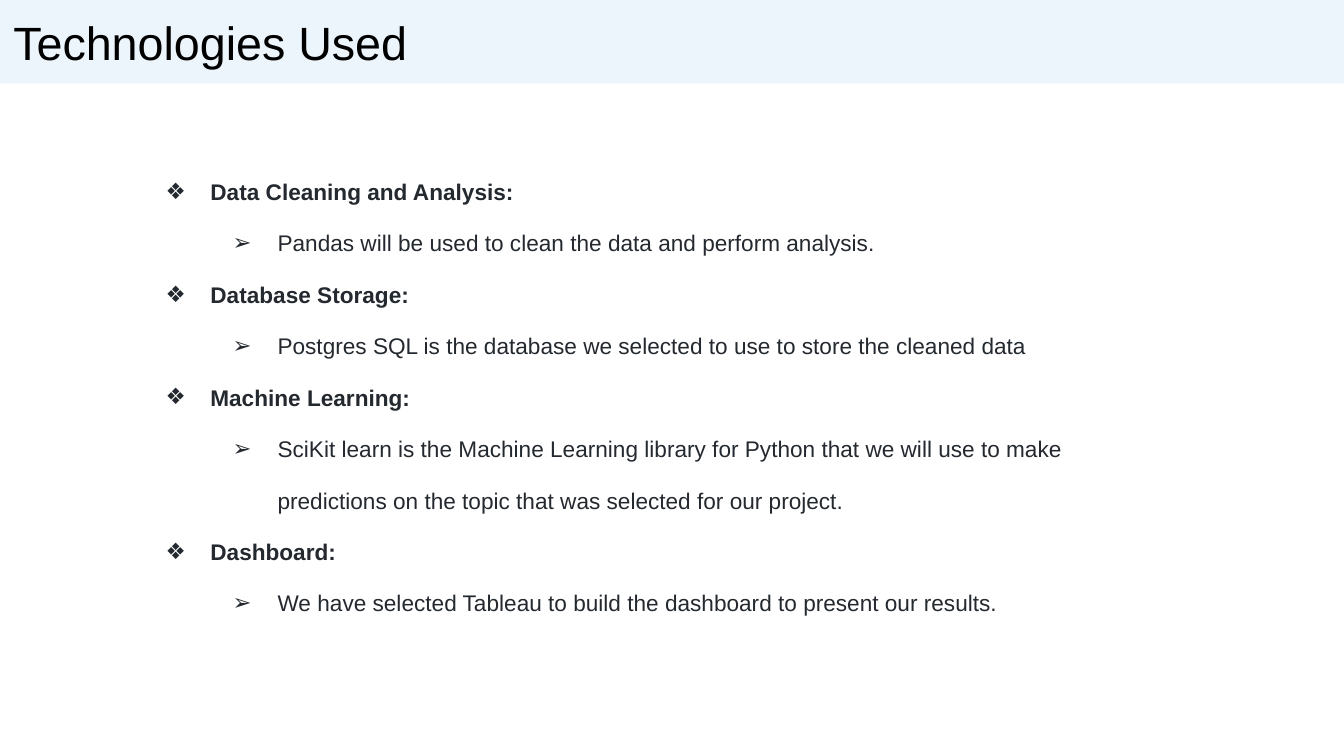
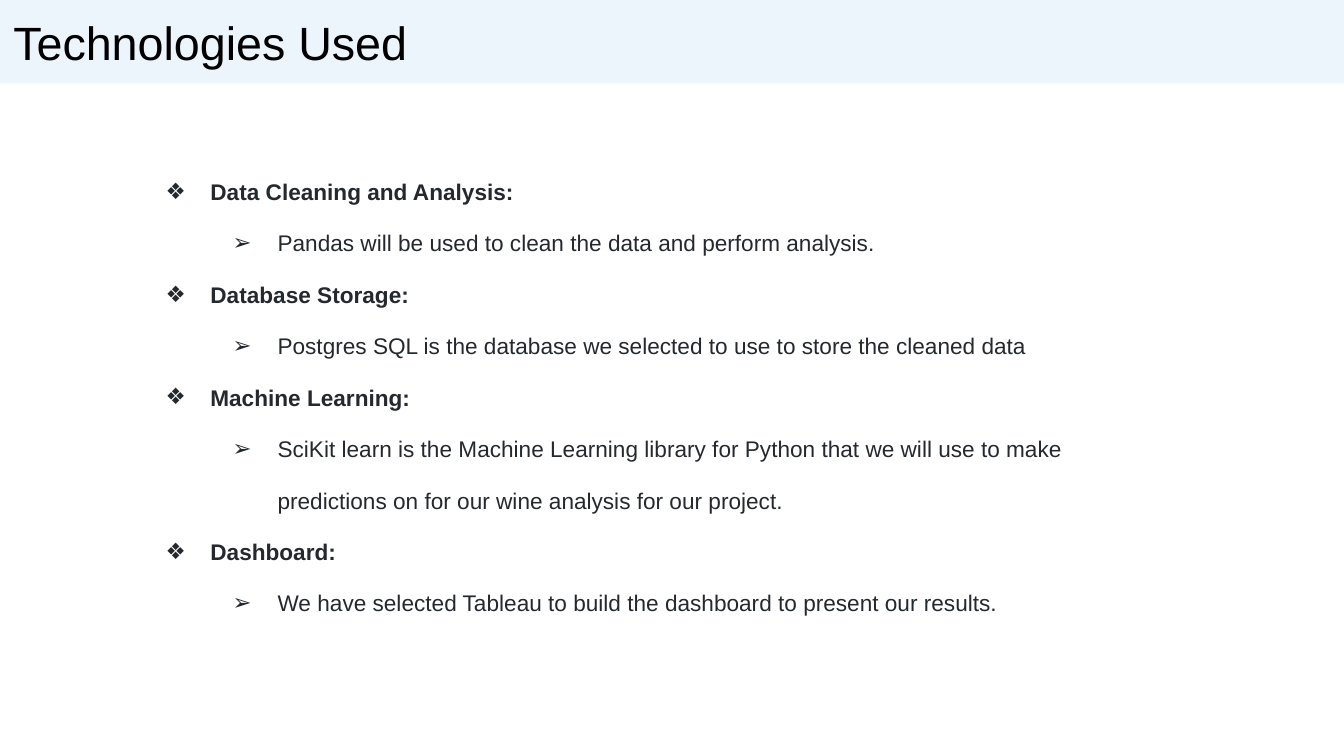
Before and after one commit to briannaso/Wine_Quality_Analysis, a slide deck: slide 5 of Wine Quality Analysis.pptx. Drawn at 1344x756 pixels with LibreOffice and Linux fonts; fonts in the diff are those of the drawing. Boxes give left, top, right and bottom in pixels: in the first picture for what was removed or moved away, otherwise in the second. Text is boxed around its words. In the diff, an @@ line names an element or a change of style, - is before the commit and + after.

Commit message:
updating ppt slides

```diff
--- a/Wine Quality Analysis.pptx
+++ b/Wine Quality Analysis.pptx
@@ text at bbox=[278, 440, 1061, 514]: text changed @@
-  ➢ SciKit learn is the Machine Learning library for Python that we will use to make predictions on the topic that was selected for our project.
+  ➢ SciKit learn is the Machine Learning library for Python that we will use to make predictions on for our wine analysis for our project.
```
